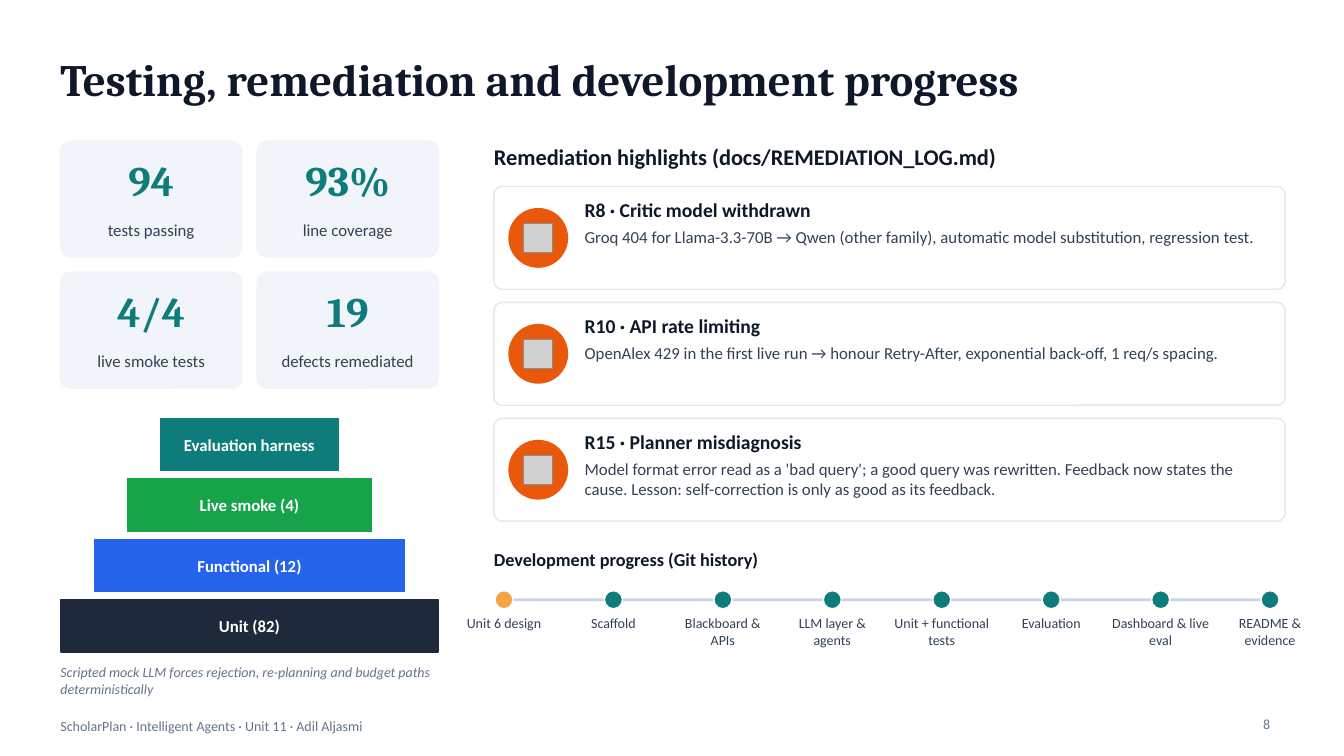
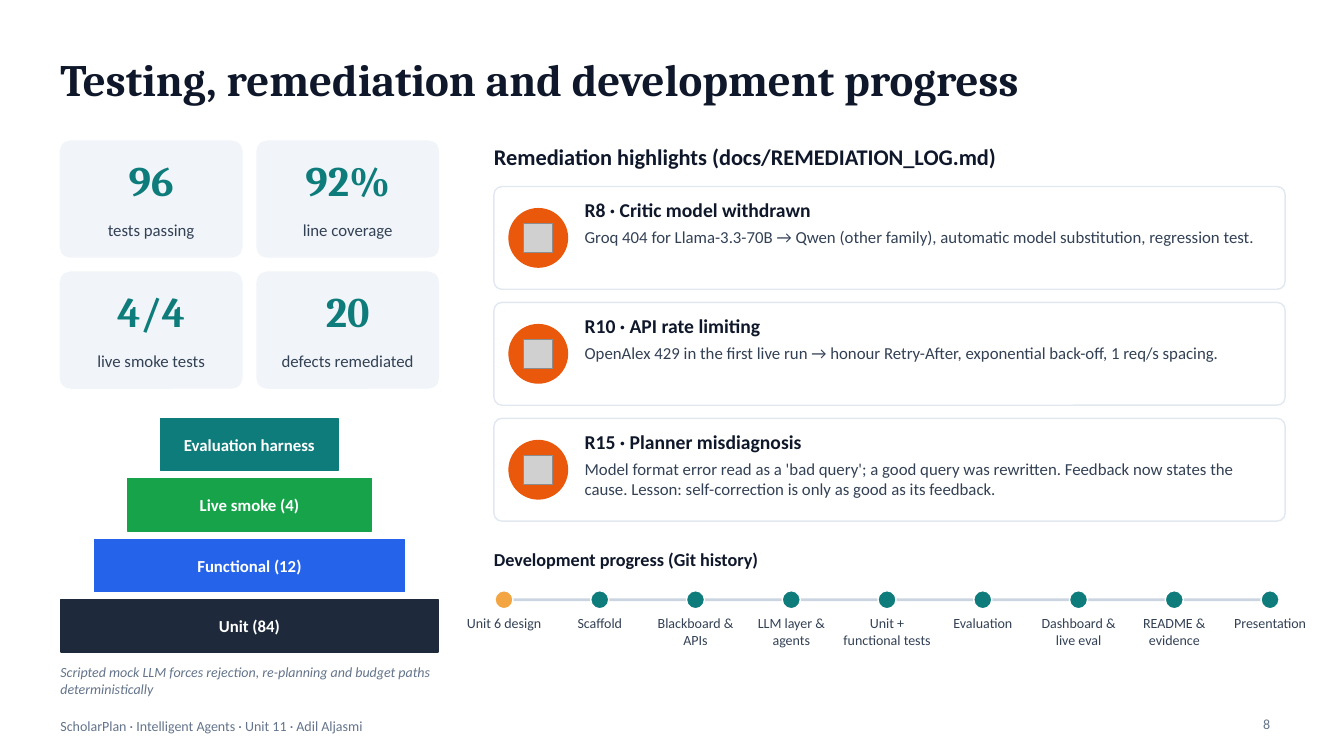
Before and after one commit to adilaljasmi/scholarplan, a slide deck: slide 8 of presentation/ScholarPlan_Unit11_Presentation.pptx. Drawn at 1344x756 pixels with LibreOffice and Linux fonts; fonts in the diff are those of the drawing; grey boxes stand for pictures. Boxes give left, top, right and bottom in pixels: in the first picture for what was removed or moved away, otherwise in the second. Text is boxed around its words. In the diff, an @@ line names an element or a change of style, - is before the commit and + after.

```diff
--- a/presentation/ScholarPlan_Unit11_Presentation.pptx
+++ b/presentation/ScholarPlan_Unit11_Presentation.pptx
@@ text at <box>129,167,174,197</box>: text changed @@
-94
+96
@@ text at <box>305,167,390,197</box>: text changed @@
-93%
+92%
@@ text at <box>326,298,370,328</box>: text changed @@
-19
+20
@@ ellipse: place and size @@
-ellipse at <box>605,591,623,609</box>
+ellipse at <box>591,591,609,609</box>
@@ ellipse: place and size @@
-ellipse at <box>714,591,732,609</box>
+ellipse at <box>687,591,705,609</box>
@@ ellipse: place and size @@
-ellipse at <box>824,591,842,609</box>
+ellipse at <box>782,591,801,609</box>
@@ ellipse: place and size @@
-ellipse at <box>933,591,951,609</box>
+ellipse at <box>878,591,896,609</box>
@@ ellipse: place and size @@
-ellipse at <box>1043,591,1061,609</box>
+ellipse at <box>974,591,992,609</box>
@@ ellipse: place and size @@
-ellipse at <box>1151,591,1170,609</box>
+ellipse at <box>1070,591,1088,609</box>
@@ ellipse added at <box>1166,591,1184,609</box>, fill #0E7C7B, outline #FFFFFF 1 pt @@
@@ text at <box>219,619,279,635</box>: text changed @@
-Unit (82)
+Unit (84)
@@ text "Scaffold": place and size @@
-text "Scaffold" at <box>591,618,636,628</box>
+text "Scaffold" at <box>578,618,623,628</box>
@@ text "Blackboard & APIs": place and size @@
-text "Blackboard & APIs" at <box>685,618,748,645</box>
+text "Blackboard & APIs" at <box>658,618,721,645</box>
@@ text "LLM layer & agents": place and size @@
-text "LLM layer & agents" at <box>799,618,854,648</box>
+text "LLM layer & agents" at <box>758,618,813,648</box>
@@ text "Unit + functional tests" rewrapped from <box>894,618,989,645</box> to <box>843,618,931,645</box> @@
@@ text "Evaluation": place and size @@
-text "Evaluation" at <box>1022,618,1081,628</box>
+text "Evaluation" at <box>953,618,1012,628</box>
@@ text "Dashboard & live eval" rewrapped from <box>1112,618,1209,645</box> to <box>1042,618,1103,645</box> @@
@@ text "README & evidence": place and size @@
-text "README & evidence" at <box>1239,619,1296,645</box>
+text "README & evidence" at <box>1143,619,1200,645</box>
@@ text added at <box>1234,618,1306,628</box>, 10 pt, text #334155 @@
+Presentation
```
Also in this commit, not shown: 5 other slides changed, 1 slide added, 1 slide removed, 27 other files.
